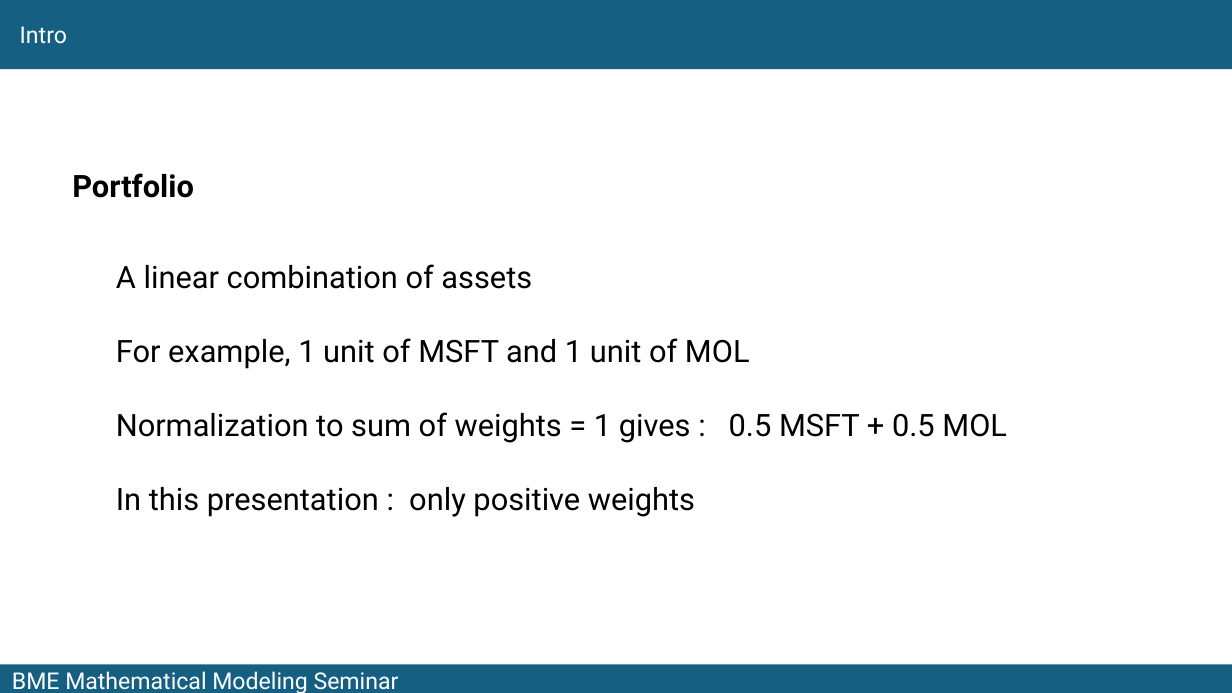
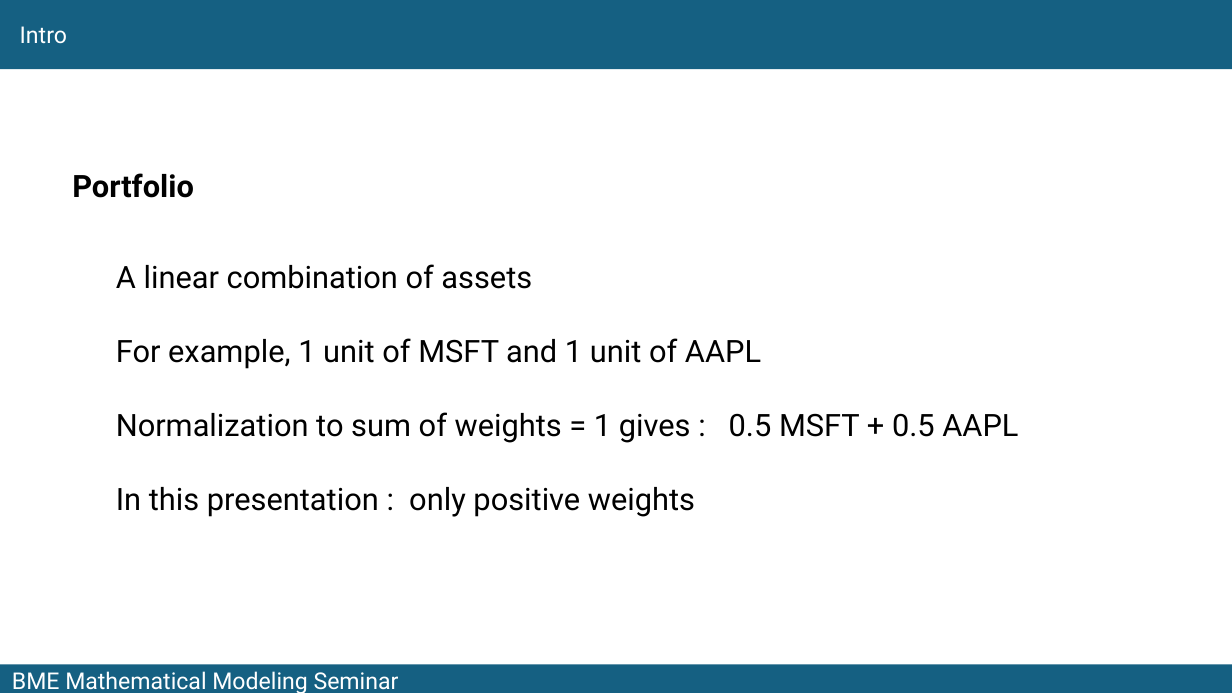
Before and after one commit to fij/btup, a slide deck: slide 7 of MMS_2024_09_10/Farkas_2024_09_10.pptx. Drawn at 1232x693 pixels with LibreOffice and Linux fonts; fonts in the diff are those of the drawing. Boxes give left, top, right and bottom in pixels: in the first picture for what was removed or moved away, otherwise in the second. Text is boxed around its words. In the diff, an @@ line names an element or a change of style, - is before the commit and + after.

```diff
--- a/MMS_2024_09_10/Farkas_2024_09_10.pptx
+++ b/MMS_2024_09_10/Farkas_2024_09_10.pptx
@@ text at bbox=[116, 338, 1018, 443]: text changed @@
-For example, 1 unit of MSFT and 1 unit of MOL
-Normalization to sum of weights = 1 gives : 0.5 MSFT + 0.5 MOL
+For example, 1 unit of MSFT and 1 unit of AAPL
+Normalization to sum of weights = 1 gives : 0.5 MSFT + 0.5 AAPL
```
Also in this commit, not shown: 4 other slides changed, 2 slides added.
